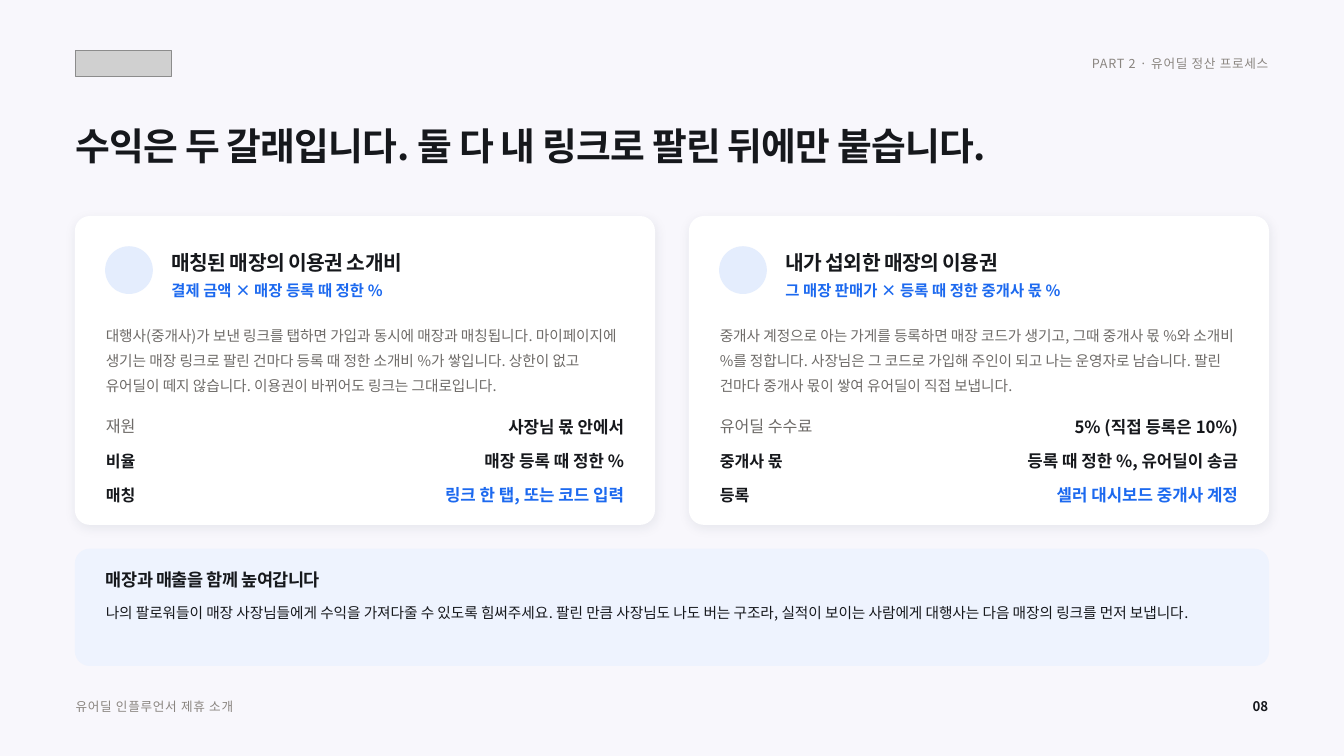
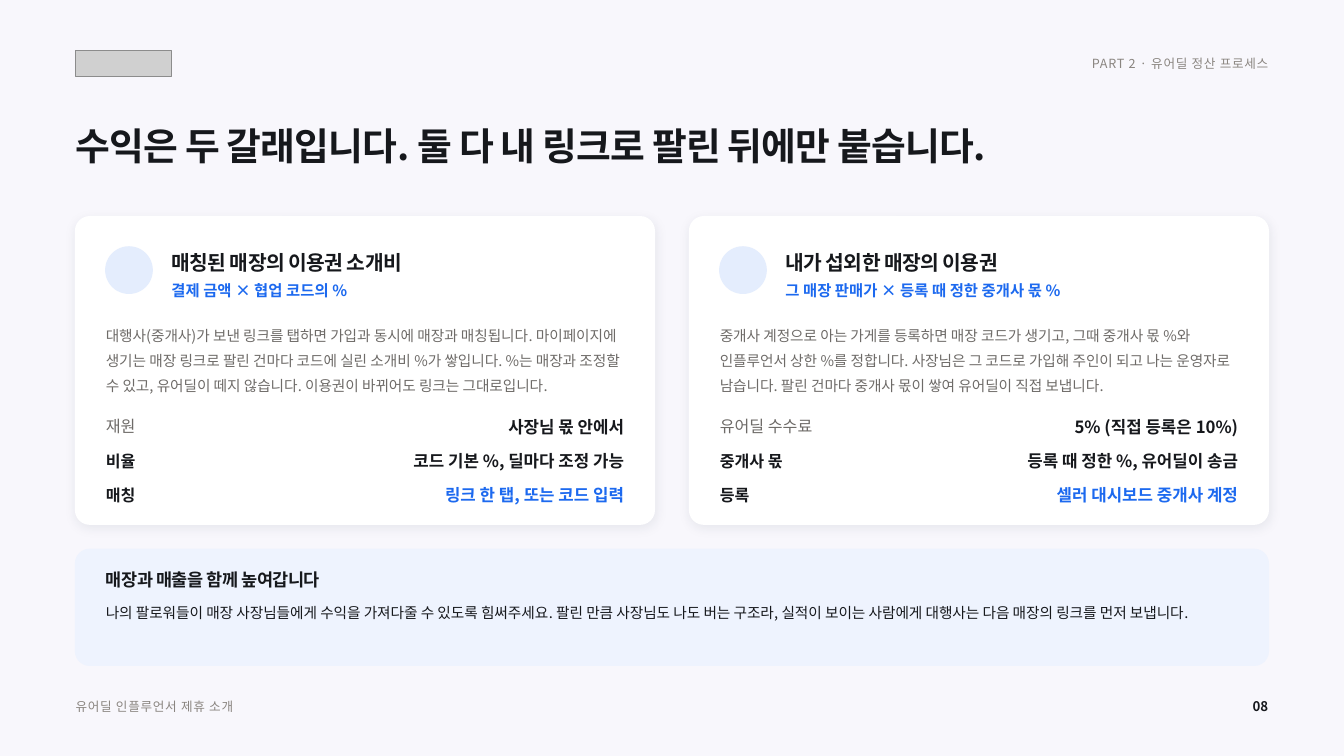
Before and after one commit to tobe2111/ur-live, a slide deck: slide 9 of docs/business/proposals/urdeal-influencer-deck.pptx. Drawn at 1344x756 pixels with LibreOffice and Linux fonts; fonts in the diff are those of the drawing; grey boxes stand for pictures; background and template pictures are left out. Boxes give left, top, right and bottom in pixels: in the first picture for what was removed or moved away, otherwise in the second. Text is boxed around its words. In the diff, an @@ line names an element or a change of style, - is before the commit and + after.

```diff
--- a/docs/business/proposals/urdeal-influencer-deck.pptx
+++ b/docs/business/proposals/urdeal-influencer-deck.pptx
@@ text at <box>171,281,329,301</box>: text changed @@
-결제 금액 × 매장 등록 때 정한 %
+결제 금액 × 협업 코드의 %
@@ text at <box>106,329,619,394</box>: text changed @@
-대행사(중개사)가 보낸 링크를 탭하면 가입과 동시에 매장과 매칭됩니다. 마이페이지에 생기는 매장 링크로 팔린 건마다 등록 때 정한 소개비 %가 쌓입니다. 상한이 없고 유어딜이 떼지 않습니다. 이용권이 바뀌어도 링크는 그대로입니다.
+대행사(중개사)가 보낸 링크를 탭하면 가입과 동시에 매장과 매칭됩니다. 마이페이지에 생기는 매장 링크로 팔린 건마다 코드에 실린 소개비 %가 쌓입니다. %는 매장과 조정할 수 있고, 유어딜이 떼지 않습니다. 이용권이 바뀌어도 링크는 그대로입니다.
@@ text at <box>720,329,1230,392</box>: text changed @@
-중개사 계정으로 아는 가게를 등록하면 매장 코드가 생기고, 그때 중개사 몫 %와 소개비 %를 정합니다. 사장님은 그 코드로 가입해 주인이 되고 나는 운영자로 남습니다. 팔린 건마다 중개사 몫이 쌓여 유어딜이 직접 보냅니다.
+중개사 계정으로 아는 가게를 등록하면 매장 코드가 생기고, 그때 중개사 몫 %와 인플루언서 상한 %를 정합니다. 사장님은 그 코드로 가입해 주인이 되고 나는 운영자로 남습니다. 팔린 건마다 중개사 몫이 쌓여 유어딜이 직접 보냅니다.
@@ text at <box>413,453,624,469</box>: text changed @@
-매장 등록 때 정한 %
+코드 기본 %, 딜마다 조정 가능
```
Also in this commit, not shown: 7 other slides changed, 9 other files.
